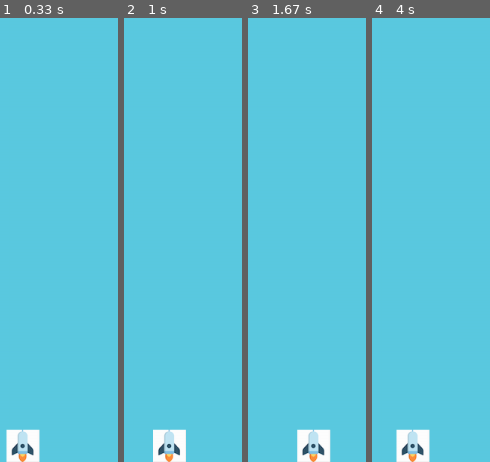
Above: before the commit, frames 1-4 (left to right).
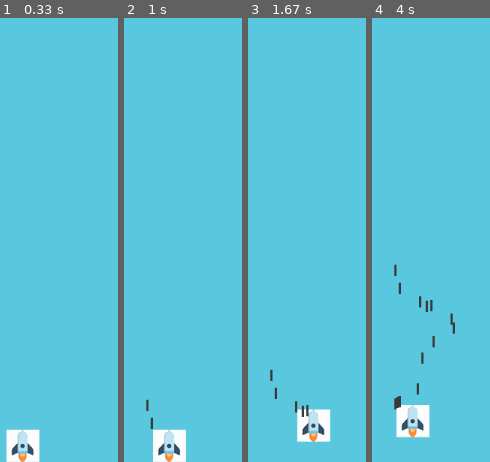
Above: after the commit, the same moments.

Repository: teedy8023mars/pygame
Game: pygame game, started from alien_invasion.py
The game is run twice, just before and just after one commit, with the same random seed, the same clock (stepped at 60 frames per second) and the same inputs.
Inputs:
- Up to frame 1 (0.33 s): no input
- Up to frame 2 (1 s): tap Space at 0.33, 0.73 s; hold Right from 0.67 s (still down)
- Up to frame 3 (1.67 s): tap Space at 1.03, 1.23, 1.57 s; release Right at 1.13 s; hold Up 1.17-1.47 s; hold Right from 1.5 s (still down)
- Up to frame 4 (4 s): tap Space at 1.87, 2.07, 2.37, 2.63, 2.97, 3.27, 3.4, 3.8 s; release Right at 1.97 s; hold Left 2-2.53 s; hold Down 2.57-2.87 s; hold Left 2.9-3.3 s; hold Up 3.33-3.7 s; hold Right from 3.73 s (still down)

Frame 1 is identical in both runs. In frame 2, 0.1% of the frame differs, in the area x 18-25%, y 85-93%; in frame 3, 3.3%; in frame 4, 4.2%, in the area x 18-71%, y 55-100%.

Commit message:
bullet added
12-23

Diff:
--- a/alien_invasion.py
+++ b/alien_invasion.py
@@ -1,8 +1,9 @@
 import sys
 import pygame
-from pygame.constants import K_RIGHT
+from pygame.constants import K_RIGHT, QUIT, RESIZABLE
 from settings import Settings
 from ship import Ship
+from bullet import Bullet
 
 
 class AlienInvasion:
@@ -16,14 +17,24 @@
         # self.screen = pygame.display.set_mode((0, 0), pygame.FULLSCREEN)
         # self.settings.screen_width = self.screen.get_rect().width
         # self.settings.screen_height = self.screen.get_rect().height
-        pygame.display.set_caption("Alien Invasion")
+        pygame.display.set_caption("FuCk those Aliens")
         self.ship = Ship(self)
+        #store the bullet in group
+        self.bullets = pygame.sprite.Group()
 
     def _check_keydown_events(self, event):
         if event.key == pygame.K_RIGHT:
             self.ship.moving_right = True
         elif event.key == pygame.K_LEFT:
             self.ship.moving_left = True
+        elif event.key == pygame.K_UP:
+            self.ship.moving_up = True
+        elif event.key == pygame.K_DOWN:
+            self.ship.moving_down = True
+        #fire the bullet
+        elif event.key == pygame.K_SPACE:
+            self._fire_bullet()
+        #Quit window
         elif event.key == pygame.K_q:
             sys.exit()
 
@@ -32,6 +43,10 @@
             self.ship.moving_right = False
         elif event.key == pygame.K_LEFT:
             self.ship.moving_left = False
+        elif event.key == pygame.K_UP:
+            self.ship.moving_up = False
+        elif event.key == pygame.K_DOWN:
+            self.ship.moving_down = False
 
     def _check_events(self):
         for event in pygame.event.get():
@@ -39,19 +54,25 @@
                 sys.exit()
             elif event.type == pygame.KEYDOWN:
                 self._check_keydown_events(event)
-
             elif event.type == pygame.KEYUP:
                 self._check_keyup_events(event)
 
     def _update_screen(self):
         self.screen.fill(self.settings.bg_color)
         self.ship.blitme()
+        for bullet in self.bullets.sprites():
+            bullet.draw_bullet()
         pygame.display.flip()
+
+    def _fire_bullet(self):
+        new_bullet = Bullet(self)
+        self.bullets.add(new_bullet)
 
     def run_game(self):
         while True:
             self._check_events()
             self.ship.update()
+            self.bullets.update()
             self._update_screen()
 
 
--- a/settings.py
+++ b/settings.py
@@ -4,3 +4,8 @@
         self.screen_height = 800
         self.bg_color = (91, 202, 225)
         self.ship_speed = 1.5
+        #setting for bullet
+        self.bullet_speed = 1.0
+        self.bullet_width = 3
+        self.bullet_height = 15
+        self.bullet_color = (60, 60, 60)
--- a/ship.py
+++ b/ship.py
@@ -1,4 +1,5 @@
 import pygame
+from pygame.rect import *
 
 
 class Ship:
@@ -10,16 +11,24 @@
         self.rect = self.image.get_rect()
         self.rect.midbottom = self.screen_rect.midbottom
         self.x = float(self.rect.x)
+        self.y = float(self.rect.y)
         self.moving_right = False
         self.moving_left = False
+        self.moving_up = False
+        self.moving_down = False
 
     def blitme(self):
         self.screen.blit(self.image, self.rect)
 
     def update(self):
-
         if self.moving_right and self.rect.right < self.screen_rect.right:
             self.x += self.settings.ship_speed
         if self.moving_left and self.rect.left > 0:
             self.x -= self.settings.ship_speed
+        if self.moving_down and self.rect.bottom < self.screen_rect.bottom:
+            self.y += self.settings.ship_speed
+        if self.moving_up and self.rect.top > 0:
+            self.y -= self.settings.ship_speed
+
         self.rect.x = self.x
+        self.rect.y = self.y
